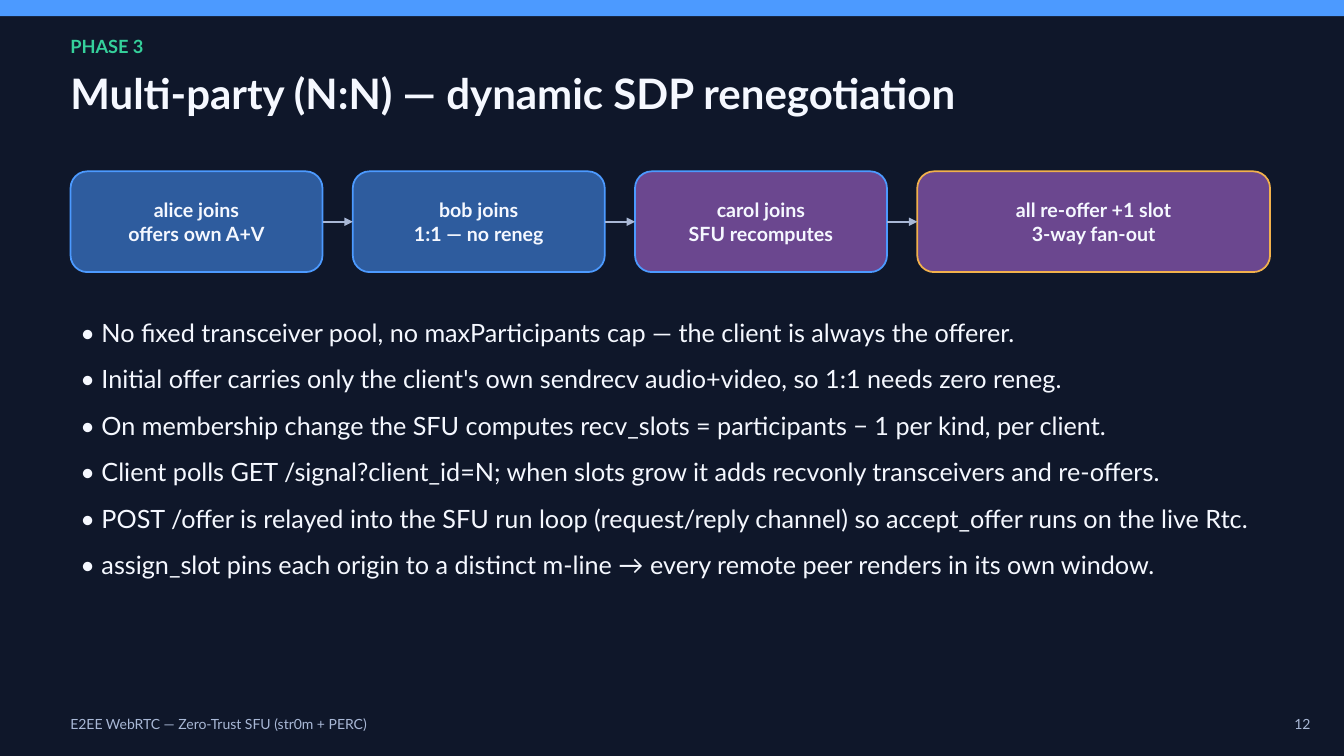
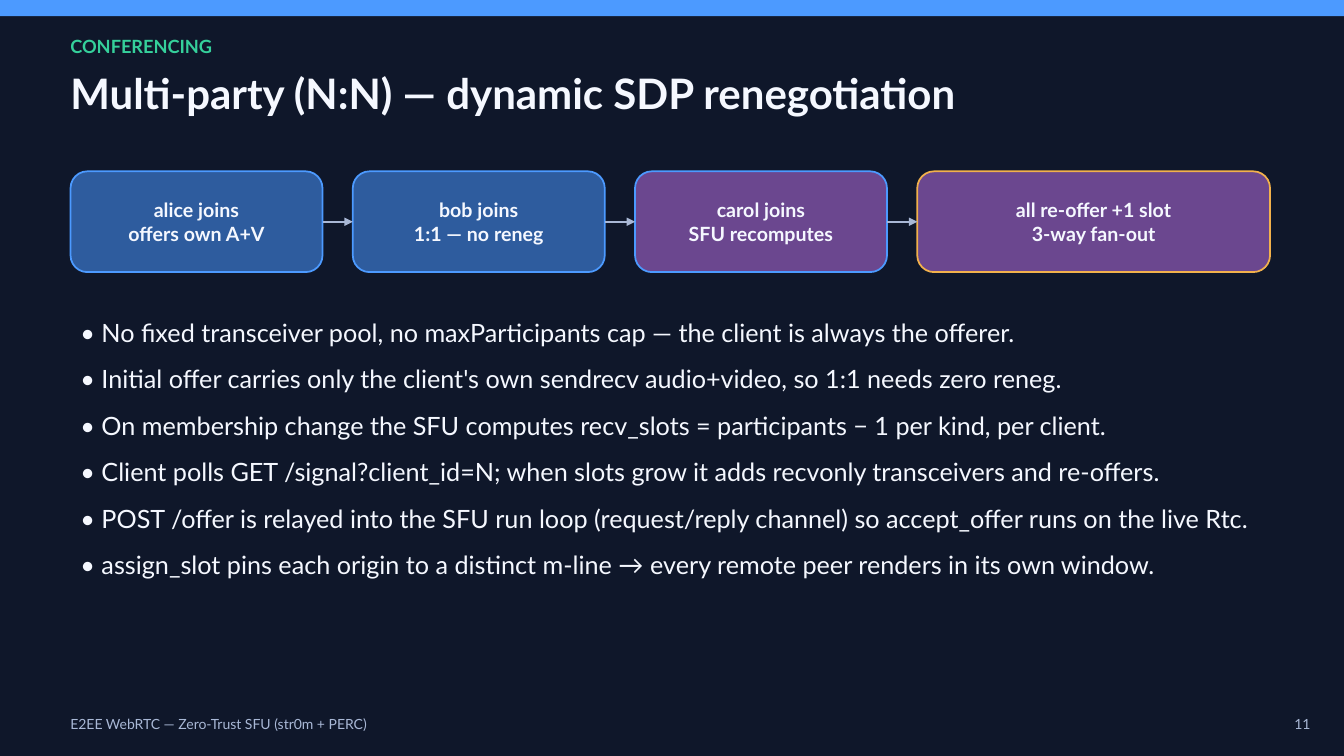
Before and after one commit to mosamorosev/str0m-e2ee, a slide deck: slide 12 of docs/E2EE-Architecture.pptx (slide 13 before the commit). Drawn at 1344x756 pixels with LibreOffice and Linux fonts; fonts in the diff are those of the drawing. Boxes give left, top, right and bottom in pixels: in the first picture for what was removed or moved away, otherwise in the second. Text is boxed around its words. In the diff, an @@ line names an element or a change of style, - is before the commit and + after.

```diff
--- a/docs/E2EE-Architecture.pptx
+++ b/docs/E2EE-Architecture.pptx
@@ text at box(70, 39, 212, 53): text changed @@
-PHASE 3
+CONFERENCING
@@ text at box(1294, 719, 1310, 729): text changed @@
-12
+11
```
Also in this commit, not shown: 10 other slides changed, 1 slide removed, 7 other files.
